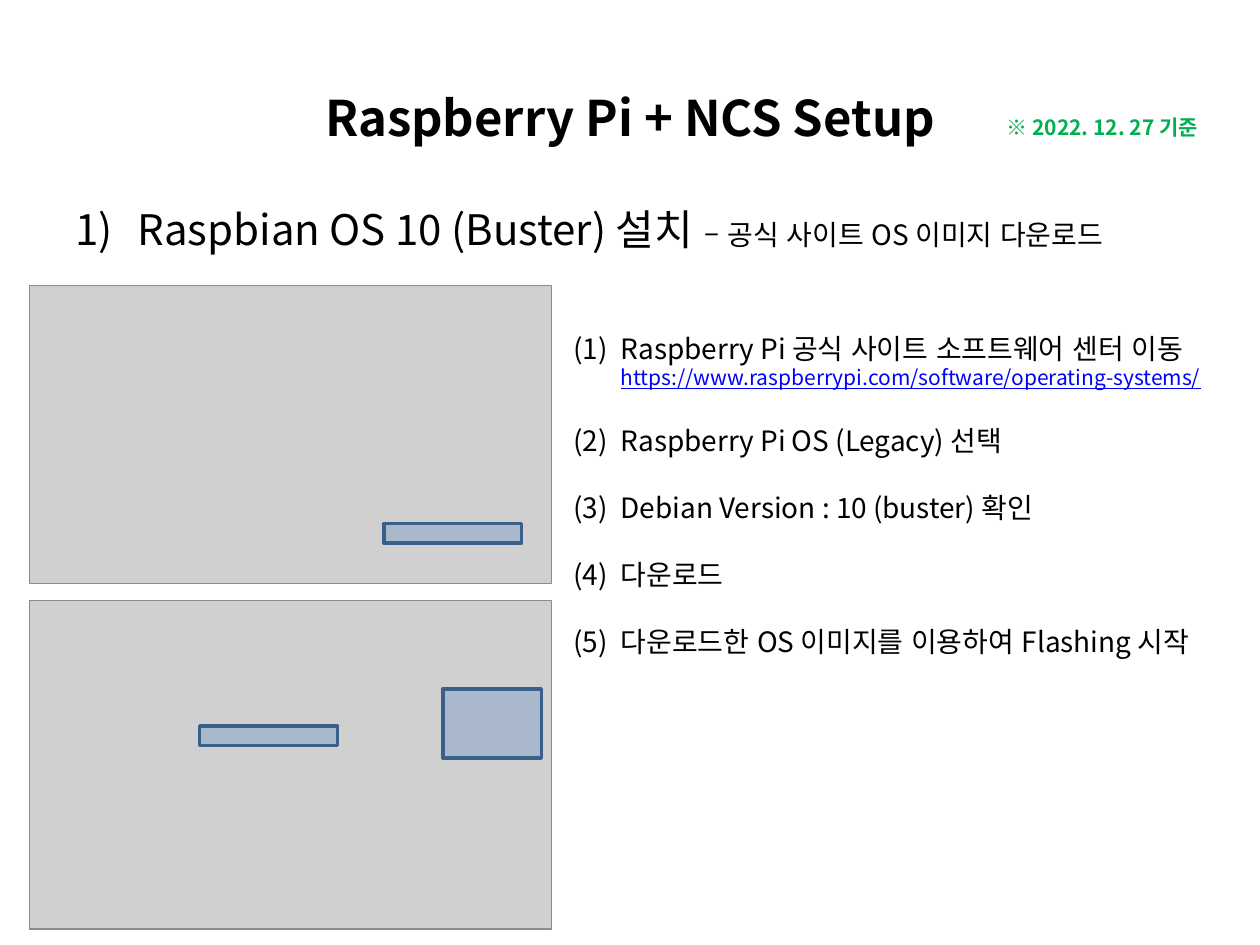
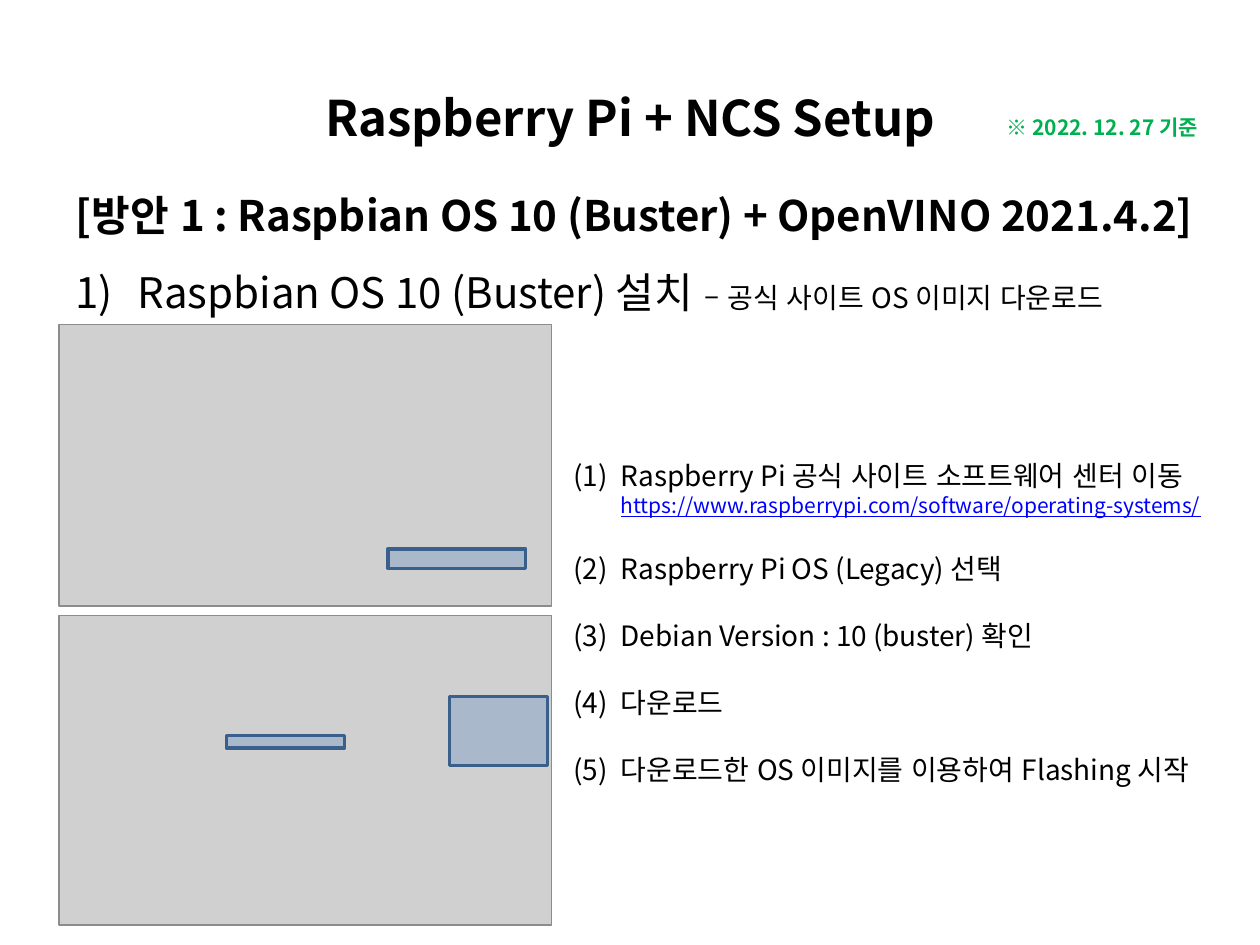
Before and after one commit to luwis93choi/Lecture-Materials-, a slide deck: slide 6 of Raspberry Pi + NCS Setup.pptx. Drawn at 1260x945 pixels with LibreOffice and Linux fonts; fonts in the diff are those of the drawing; grey boxes stand for pictures. Boxes give left, top, right and bottom in pixels: in the first picture for what was removed or moved away, otherwise in the second. Text is boxed around its words. In the diff, an @@ line names an element or a change of style, - is before the commit and + after.

Commit message:
Updates on Raspberry Pi + NCS Setup

```diff
--- a/Raspberry Pi + NCS Setup.pptx
+++ b/Raspberry Pi + NCS Setup.pptx
@@ text "[방안 1 : Raspbian OS ...": place and size @@
-text "[방안 1 : Raspbian OS ..." at box(138, 210, 1103, 255)
+text "[방안 1 : Raspbian OS ..." at box(76, 195, 1193, 318)
@@ text at box(76, 195, 1193, 240): paragraph added @@
+[방안 1 : Raspbian OS 10 (Buster) + OpenVINO 2021.4.2]
@@ text at box(138, 273, 1103, 318): line spacing 1 to 1.5 @@
@@ picture: place and size @@
-picture at box(29, 286, 551, 585)
+picture at box(59, 325, 552, 606)
@@ text "Raspberry Pi 공식 사이트 소프트웨어 ...": place and size @@
-text "Raspberry Pi 공식 사이트 소프트웨어 ..." at box(621, 336, 1200, 659)
+text "Raspberry Pi 공식 사이트 소프트웨어 ..." at box(621, 463, 1200, 787)
@@ rectangle: place and size @@
-rectangle at box(384, 523, 522, 543)
+rectangle at box(388, 549, 525, 570)
@@ picture: place and size @@
-picture at box(29, 601, 551, 930)
+picture at box(59, 615, 552, 925)
@@ rectangle: place and size @@
-rectangle at box(444, 689, 542, 759)
+rectangle at box(450, 697, 548, 766)
@@ rectangle: place and size @@
-rectangle at box(200, 726, 338, 746)
+rectangle at box(227, 736, 345, 748)
```
Also in this commit, not shown: 5 other slides changed, 5 slides added.
